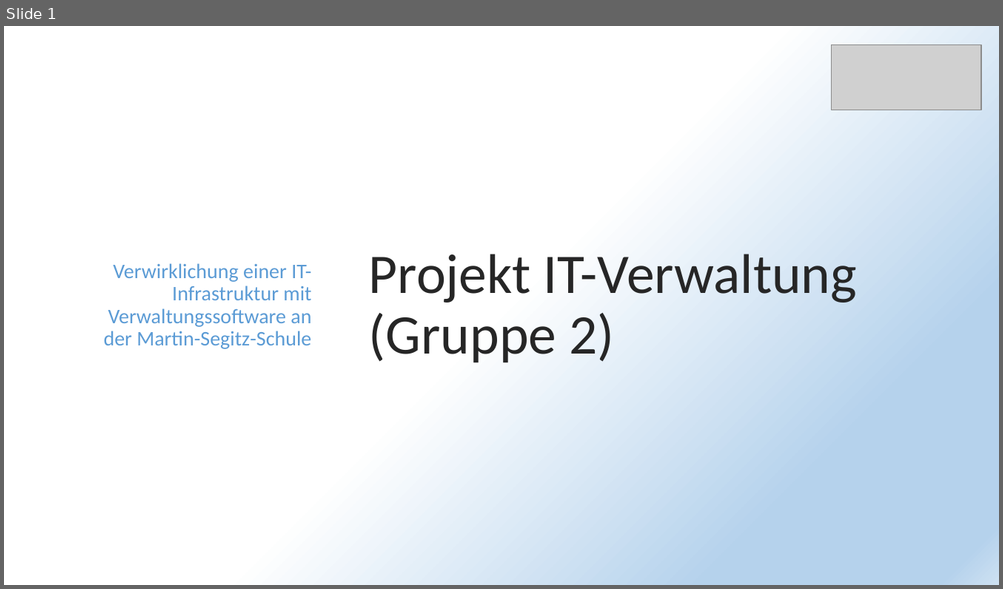
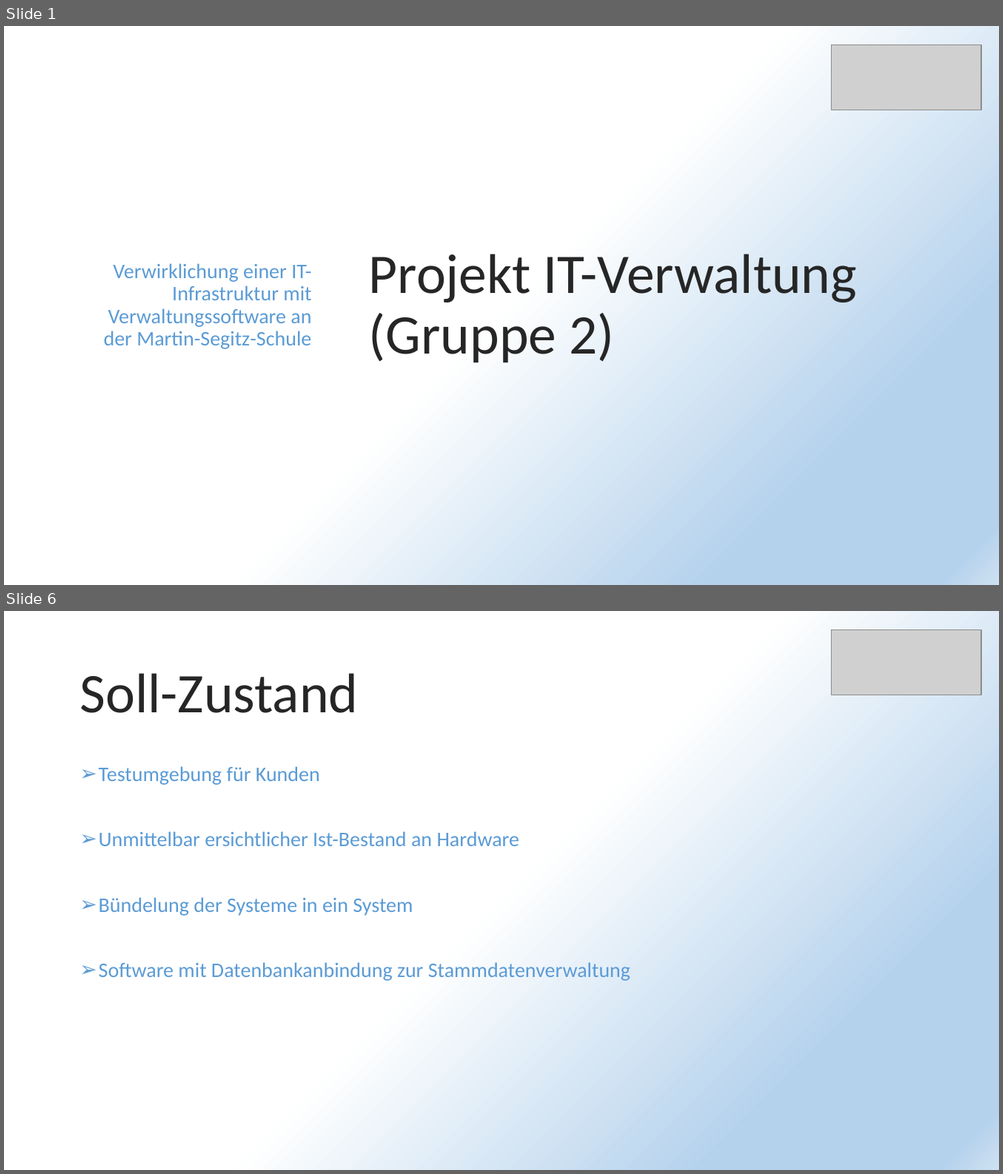
Before and after one commit to PapAnte/g2schoolproject, a slide deck: Projekt IT-Verwaltung.pptx. Shown one above the other, each under a label of ours: slide 1 before the commit, slides 1 and 6 after it; the slides between them are not shown. The pictures are 1003x589 and 1003x1174 pixels, drawn with LibreOffice and Linux fonts; fonts in the diff are those of the drawing; grey boxes stand for pictures. Boxes give left, top, right and bottom in pixels: in the first picture for what was removed or moved away, otherwise in the second. Text is boxed around its words. In the diff, an @@ line names an element or a change of style, - is before the commit and + after.

```diff
--- a/Projekt IT-Verwaltung.pptx
+++ b/Projekt IT-Verwaltung.pptx
@@ slide 6 added at (x1=4, y1=611, x2=999, y2=1170), background gradient #FFFFFF to #B5D2EC to #CEE1F2 @@
@@ picture added at (x1=831, y1=629, x2=981, y2=695) @@
@@ title added at (x1=79, y1=673, x2=358, y2=713), 54 pt, text #262626 @@
+Soll-Zustand
@@ text added at (x1=99, y1=766, x2=630, y2=981), 20 pt, text #5B9BD5 @@
+➢ Testumgebung für Kunden
+➢ Unmittelbar ersichtlicher Ist-Bestand an Hardware
+➢ Bündelung der Systeme in ein System
+➢ Software mit Datenbankanbindung zur Stammdatenverwaltung
```
Also in this commit, not shown: 7 slides changed, 25 other slides added, 21 slides removed.
